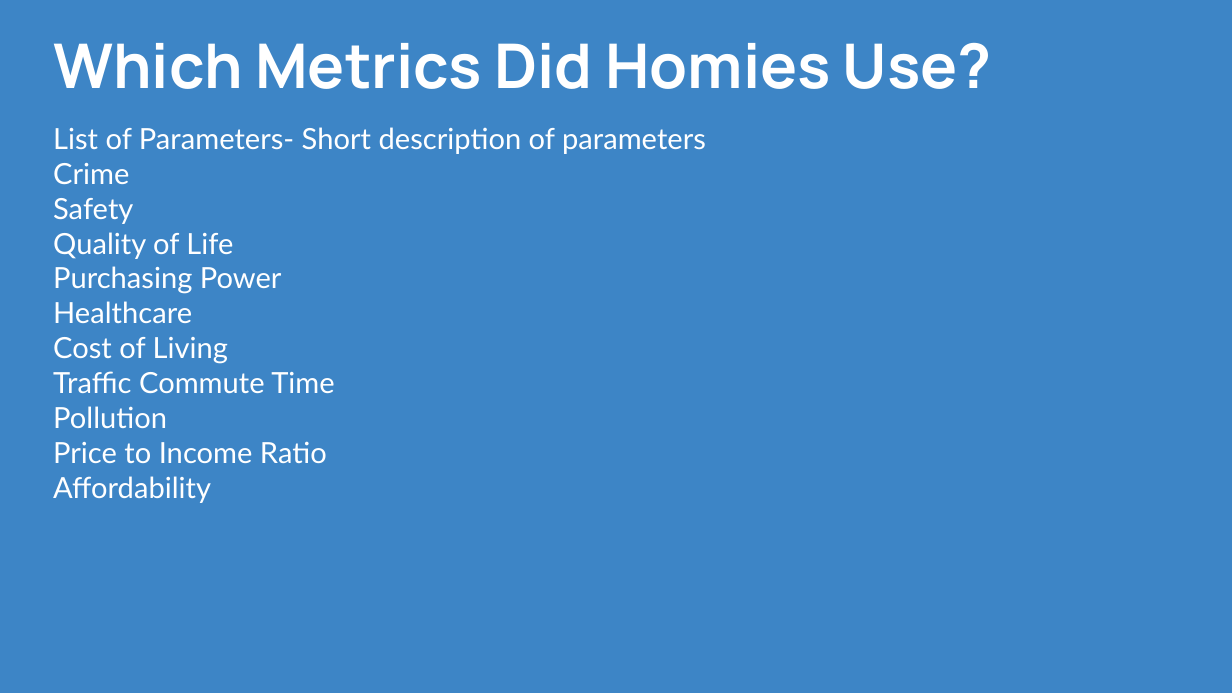
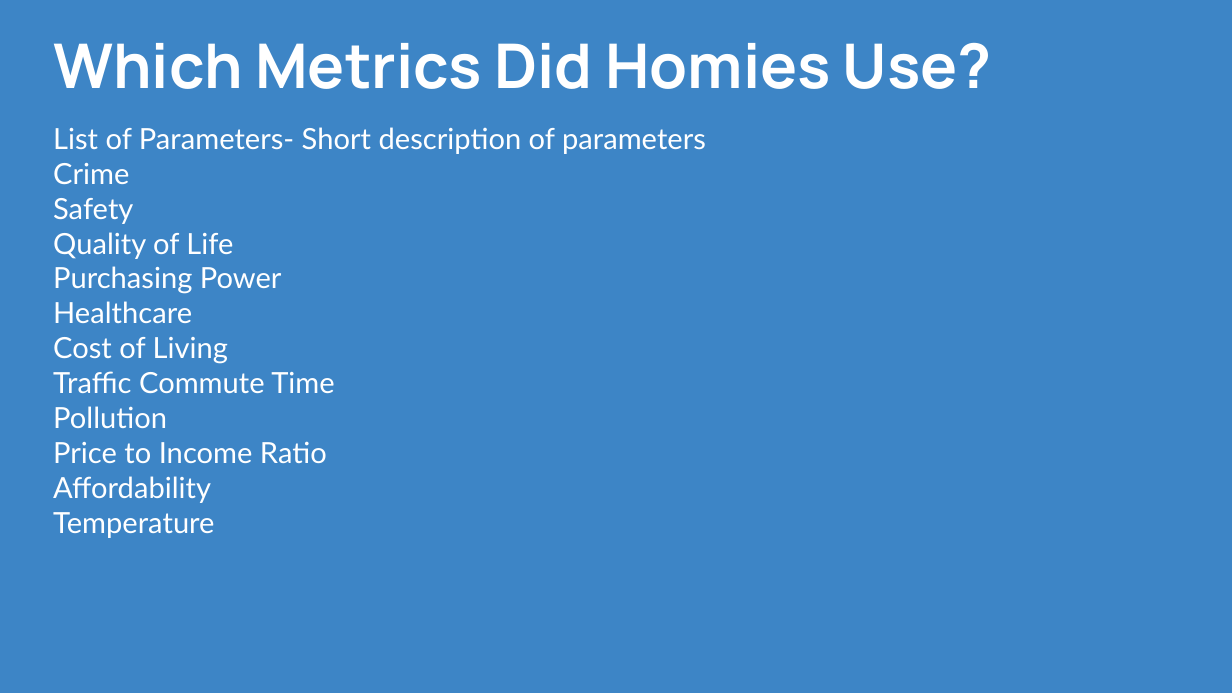
Before and after one commit to CPrince20/Homies, a slide deck: slide 7 of Homies City Collection.pptx. Drawn at 1232x693 pixels with LibreOffice and Linux fonts; fonts in the diff are those of the drawing. Boxes give left, top, right and bottom in pixels: in the first picture for what was removed or moved away, otherwise in the second. Text is boxed around its words. In the diff, an @@ line names an element or a change of style, - is before the commit and + after.

```diff
--- a/Homies City Collection.pptx
+++ b/Homies City Collection.pptx
@@ text at (x1=53, y1=512, x2=214, y2=538): paragraph added @@
+Temperature
```
Also in this commit, not shown: 3 other slides changed, 1 slide removed.
